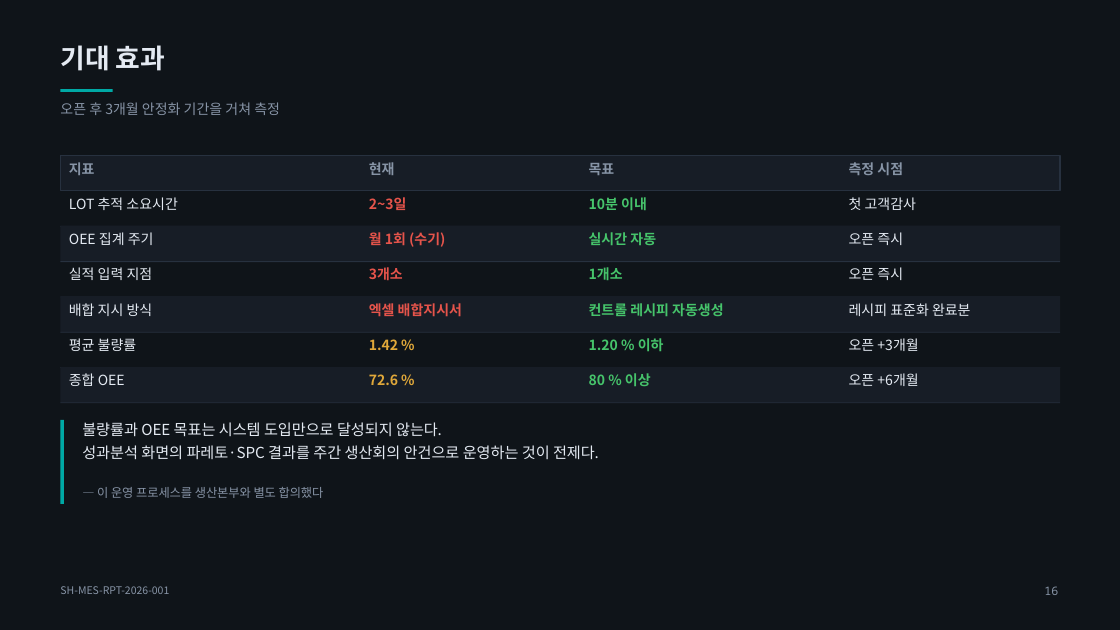
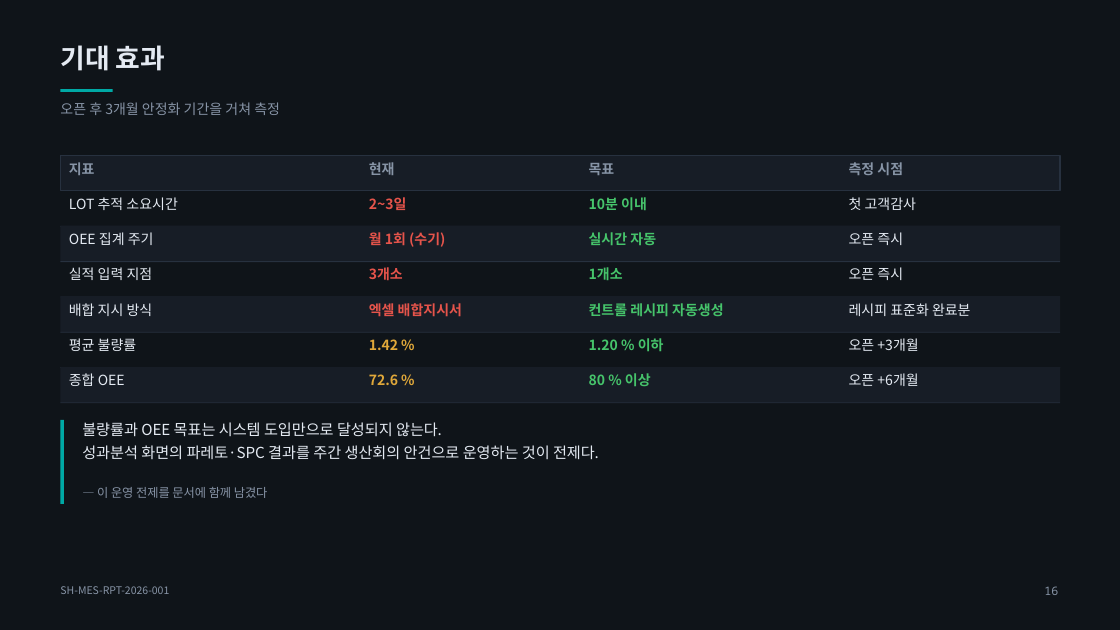
Before and after one commit to gngnll19999-alt/Project-SH-MES, a slide deck: slide 16 of presentation/SH-MES_프로젝트보고.pptx. Drawn at 1120x630 pixels with LibreOffice and Linux fonts; fonts in the diff are those of the drawing. Boxes give left, top, right and bottom in pixels: in the first picture for what was removed or moved away, otherwise in the second. Text is boxed around its words. In the diff, an @@ line names an element or a change of style, - is before the commit and + after.

Commit message:
개인 프로젝트(프로젝트SH) 기준으로 문서 정리
회사 과제 문서 틀로 쓰여 있던 부분을 걷어냈다.

- 발주 / 수행 / 보고 대상 / 검토·승인 행 제거, 작성자를 남성흠으로 통일
- 담당자별 배정(담당: OOO) 표기 제거 — 1인 개발이므로 의미 없음
- 투입 공수(M/M) 표 -> 개발 규모(화면 수, 모듈 구성, 외부 의존성) 표로 교체
- 인터뷰 인원수 등 조직 활동 근거를 공개 자료 조사 근거로 정정
- 각 문서 상단에 개인 프로젝트임을 명시 (등장하는 공장·수치는 설계 전제)
- README 상단에 프로젝트SH 배너 추가
- 데모 test 계정 표시명을 남성흠으로 변경
- 발표자료 3종 재생성 (표지 메타, 공수 슬라이드, 마무리 슬라이드)

```diff
--- a/presentation/SH-MES_프로젝트보고.pptx
+++ b/presentation/SH-MES_프로젝트보고.pptx
@@ text at box(97, 487, 268, 498): text changed @@
-— 이 운영 프로세스를 생산본부와 별도 합의했다
+— 이 운영 전제를 문서에 함께 남겼다
```
Also in this commit, not shown: 4 other slides changed, 10 other files.
